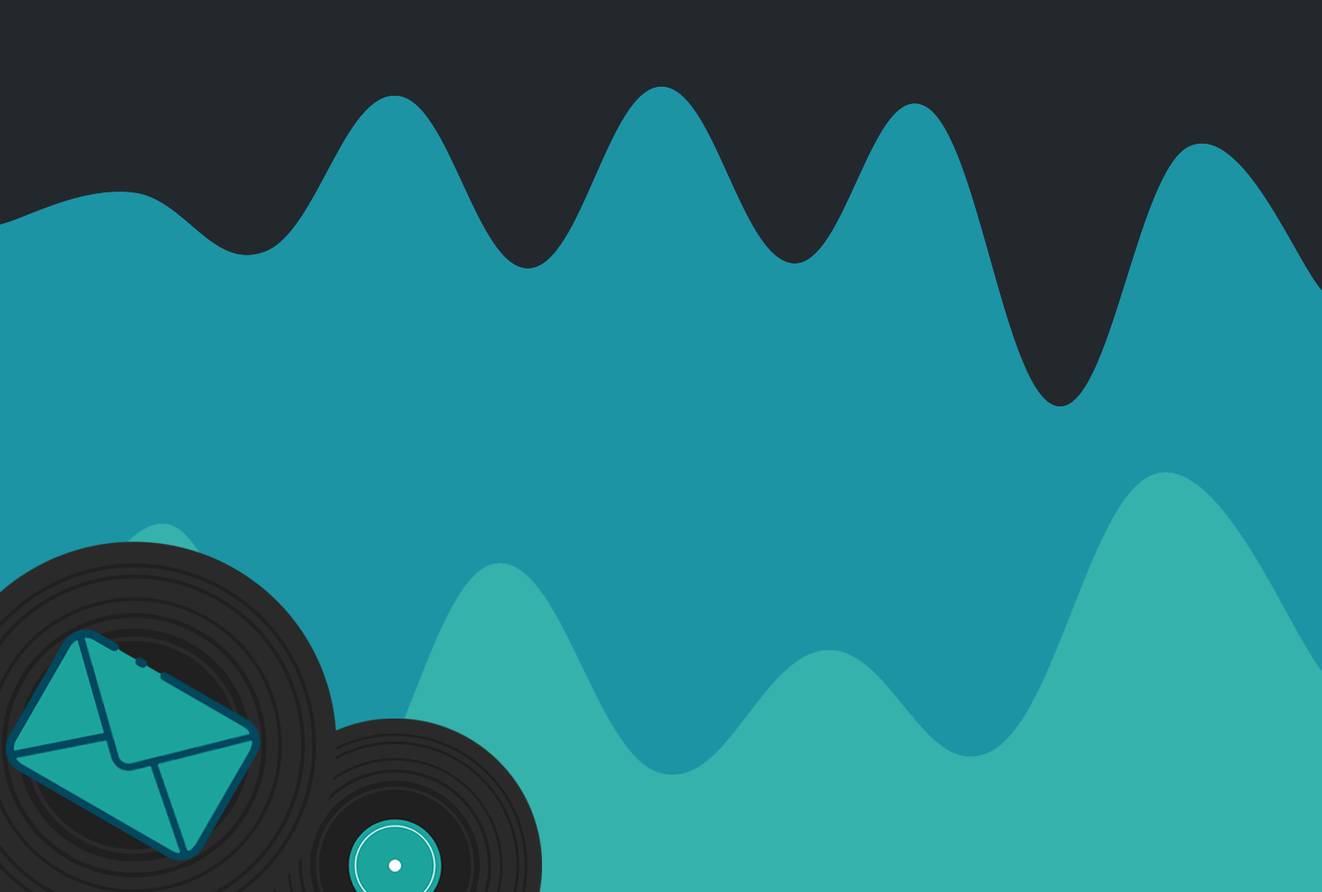
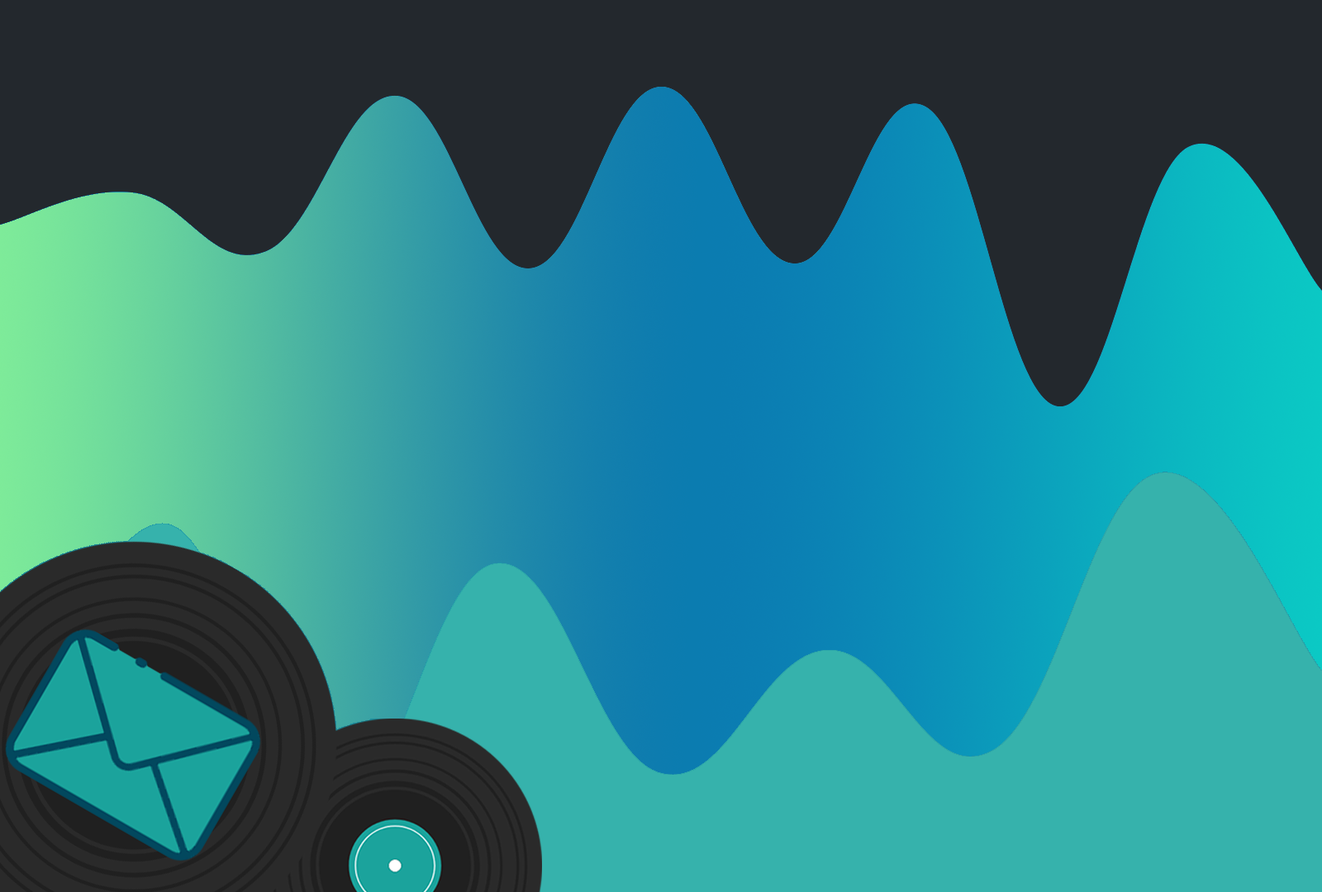
Before/after of a (1322, 892) layered artwork. What changed in the layer stack:
removed layer "Layer 4" over [0, 541, 338, 729]
removed layer "Layer 2" over [335, 718, 371, 730]
painted on "Layer 1" over [0, 86, 1322, 775]
painted on "Background" over [0, 541, 542, 730]
